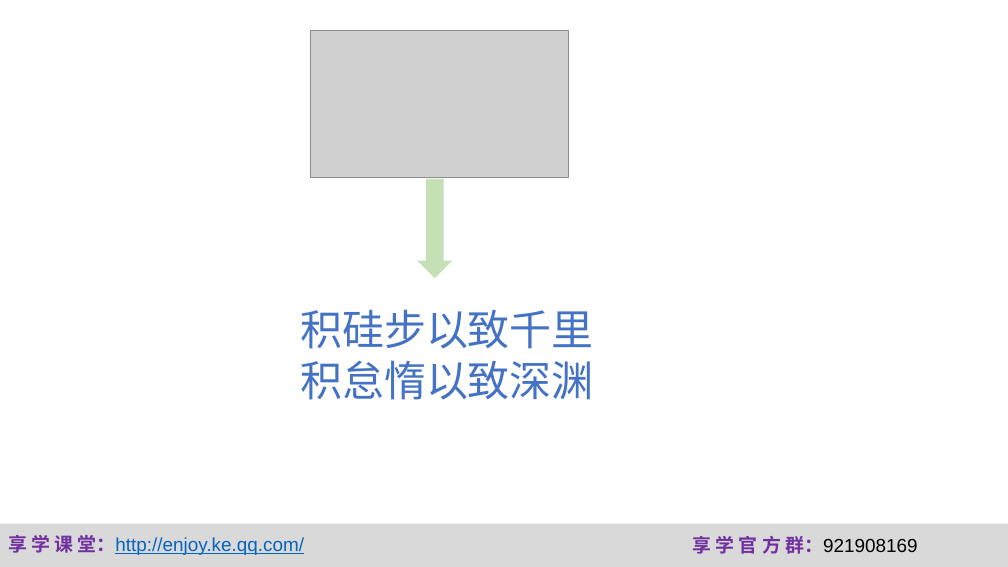
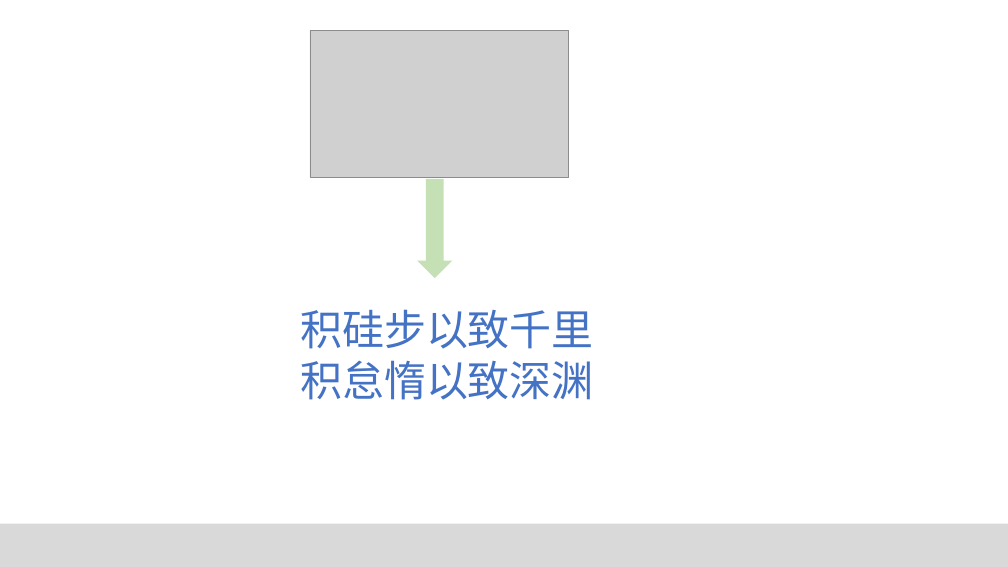
Before and after one commit to fanzhangvip/xiangxue, a slide deck: slide 10 of pre/ViewPager优化.pptx. Drawn at 1008x567 pixels with LibreOffice and Linux fonts; fonts in the diff are those of the drawing; grey boxes stand for pictures; background and template pictures are left out. Boxes give left, top, right and bottom in pixels: in the first picture for what was removed or moved away, otherwise in the second. Text is boxed around its words. In the diff, an @@ line names an element or a change of style, - is before the commit and + after.

```diff
--- a/pre/ViewPager优化.pptx
+++ b/pre/ViewPager优化.pptx
@@ text removed at [8,535,304,555] @@
-享 学 课 堂：http://enjoy.ke.qq.com/
@@ text removed at [693,536,917,554] @@
-享 学 官 方 群：921908169
```
Also in this commit, not shown: 1 other slide changed, 1 slide added, 1 slide removed, 5 other files.
